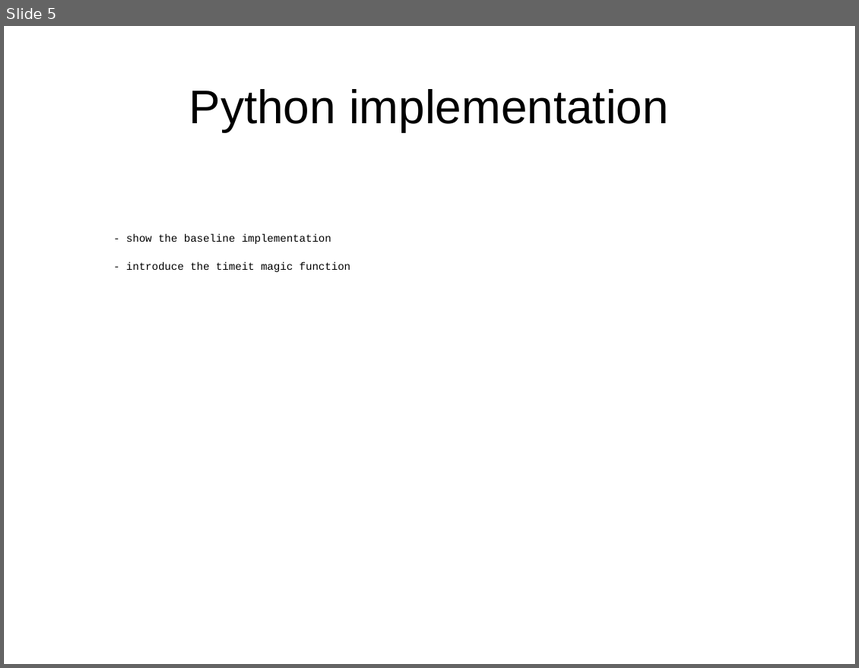
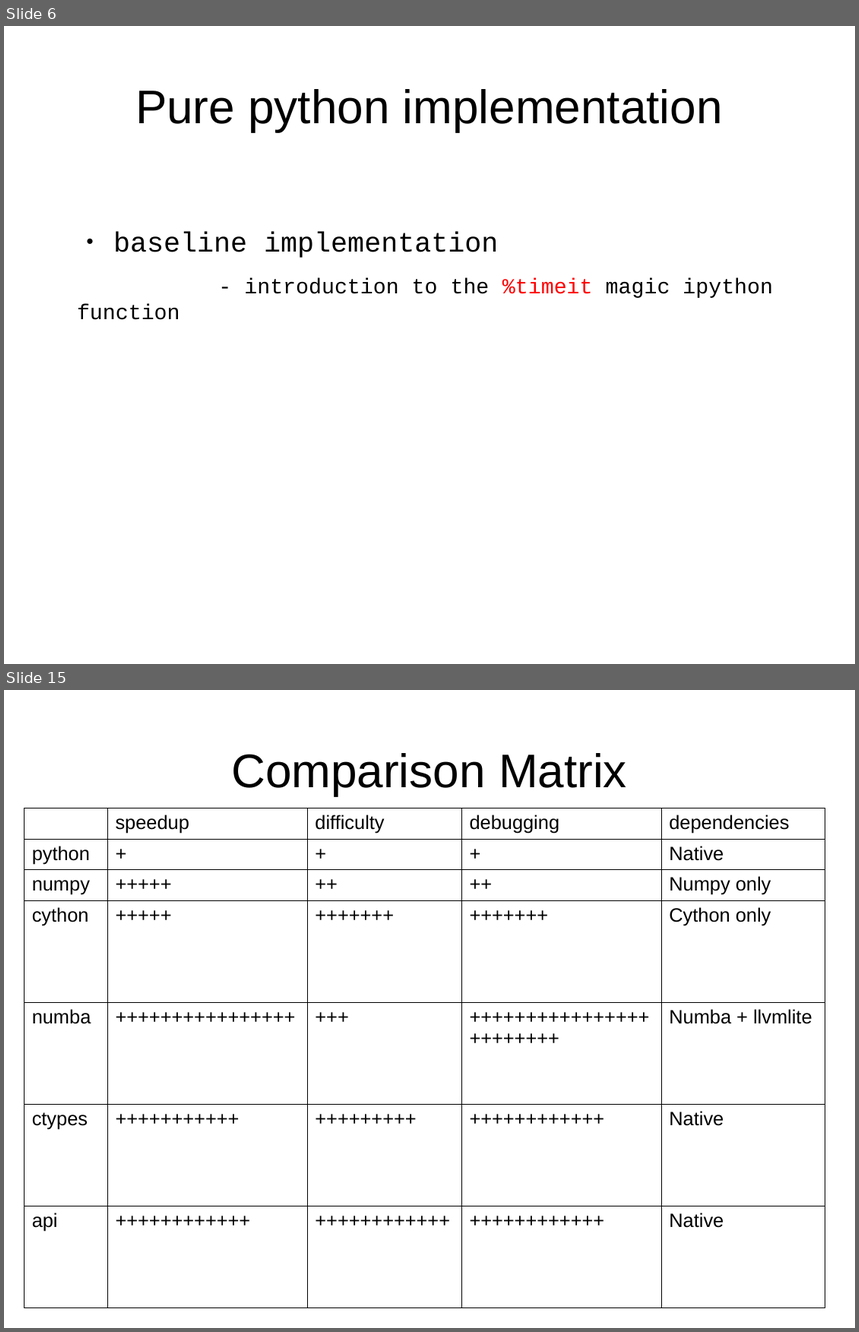
Before and after one commit to mherkazandjian/python_optimization_demo, a slide deck: 2017-10-11-developer_workshop_4_hans_on_optmization_with_python.odp. Shown one above the other, each under a label of ours: slide 5 before the commit, slides 6 and 15 after it; the slides between them are not shown. The pictures are 859x668 and 859x1332 pixels, drawn with LibreOffice and Linux fonts; fonts in the diff are those of the drawing. Boxes give left, top, right and bottom in pixels: in the first picture for what was removed or moved away, otherwise in the second. Text is boxed around its words. In the diff, an @@ line names an element or a change of style, - is before the commit and + after.

Commit message:
clean pure python example
add example to the notebook

```diff
--- a/2017-10-11-developer_workshop_4_hans_on_optmization_with_python.odp
+++ b/2017-10-11-developer_workshop_4_hans_on_optmization_with_python.odp
@@ slide 15 added at [4, 690, 855, 1328], background #FFFFFF @@
@@ title added at [231, 753, 627, 796], 44 pt, text #000000 @@
+Comparison Matrix
@@ table added at [24, 808, 825, 1304], 7 rows, 5 columns @@
+ | speedup | difficulty | debugging | dependencies
+python | + | + | + | Native
+numpy | +++++ | ++ | ++ | Numpy only
+cython | +++++ | +++++++ | +++++++ | Cython only
+numba | ++++++++++++++++ | +++ | ++++++++++++++++++++++++ | Numba + llvmlite
+ctypes | +++++++++++ | +++++++++ | ++++++++++++ | Native
+api | ++++++++++++ | ++++++++++++ | ++++++++++++ | Native
@@ what was slide 5 is now slide 6 @@
@@ slide 6 changed as well @@
@@ title at [135, 89, 723, 132]: text changed @@
-Python implementation
+Pure python implementation
@@ text at [77, 232, 773, 320]: text changed; size 10 to 20 pt @@
-- show the baseline implementation
-- introduce the timeit magic function
+● baseline implementation
+- introduction to the %timeit magic ipython function
```
Also in this commit, not shown: 5 other slides changed, 10 other slides added, 1 slide removed, 7 other files.
